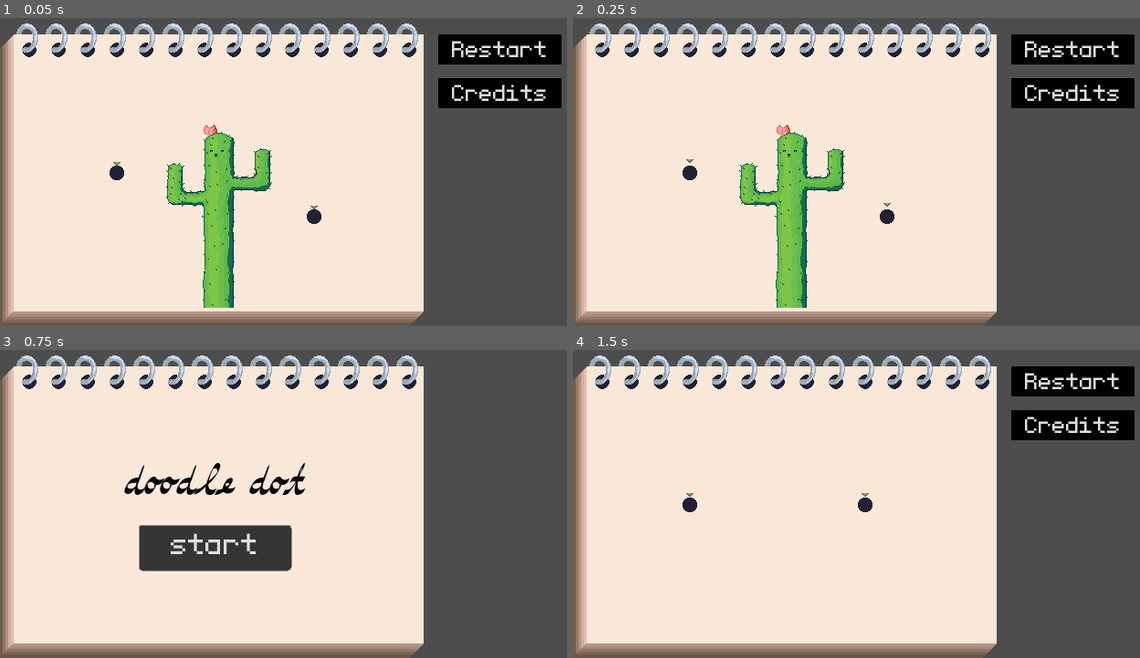
Above: before the commit, frames 1-4 (two rows, left to right).
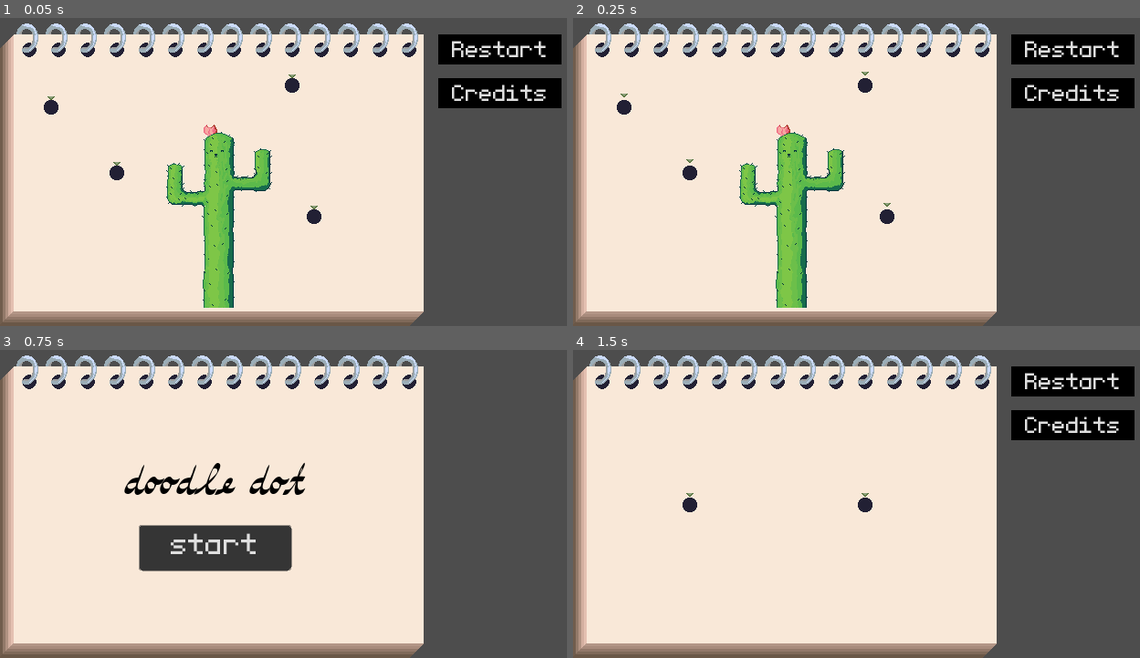
Above: after the commit, the same moments.

Repository: crookedneighbor/drawing-connection
Game: Godot game, scene res://levels/intro_desert/intro_desert.tscn
Two runs of this game, one before a commit and one after it. Both use one fixed random seed, a clock stepped at 60 frames per second and the inputs below. This scene is started directly instead of the project's main scene.
Inputs:
- Up to frame 1 (0.05 s): no input
- Up to frame 2 (0.25 s): no input
- Up to frame 3 (0.75 s): click "Restart" at 0.5 s
- Up to frame 4 (1.5 s): click "start" at 1.25 s

The runs differ from the first frame. In frame 1, 0.2% of the frame differs, in the area x 7-53%, y 18-32%; in frame 2, 0.2%; in frame 3, nothing differs; in frame 4, nothing differs.

Commit message:
feat: add more connection dots to desert

Diff:
--- a/levels/intro_desert/intro_desert.tscn
+++ b/levels/intro_desert/intro_desert.tscn
@@ -8,11 +8,17 @@
 [node name="IntroDesert" unique_id=1251148645 instance=ExtResource("1_5sled")]
 next_level = "uid://c5ou62u2a6m7g"
 
-[node name="ConnectorDot2" parent="ConnectorDotManager" parent_id_path=PackedInt32Array(236887033) index="0" unique_id=769532394 instance=ExtResource("2_w26ed")]
+[node name="ConnectorDot3" parent="ConnectorDotManager" parent_id_path=PackedInt32Array(236887033) index="0" unique_id=769532394 instance=ExtResource("2_w26ed")]
+position = Vector2(56, 120)
+
+[node name="ConnectorDot2" parent="ConnectorDotManager" parent_id_path=PackedInt32Array(236887033) index="1" unique_id=1685692902 instance=ExtResource("2_w26ed")]
 position = Vector2(344, 240)
 
-[node name="ConnectorDot" parent="ConnectorDotManager" parent_id_path=PackedInt32Array(236887033) index="1" unique_id=331079795 instance=ExtResource("2_w26ed")]
+[node name="ConnectorDot" parent="ConnectorDotManager" parent_id_path=PackedInt32Array(236887033) index="2" unique_id=331079795 instance=ExtResource("2_w26ed")]
 position = Vector2(128, 192)
+
+[node name="ConnectorDot4" parent="ConnectorDotManager" parent_id_path=PackedInt32Array(236887033) index="3" unique_id=1642865064 instance=ExtResource("2_w26ed")]
+position = Vector2(320, 96)
 
 [node name="Cactus" parent="." index="4" unique_id=1311550916 instance=ExtResource("3_703o1")]
 position = Vector2(240, 340)
@@ -20,3 +26,6 @@
 [node name="SpeechBubble" parent="." index="5" unique_id=490983717 instance=ExtResource("4_703o1")]
 position = Vector2(320, 208)
 text = "Careful!"
+
+[connection signal="enter_drawable_area" from="Pad" to="Pencil" method="enter_drawable_area"]
+[connection signal="exit_drawable_area" from="Pad" to="Pencil" method="exit_drawable_area"]
